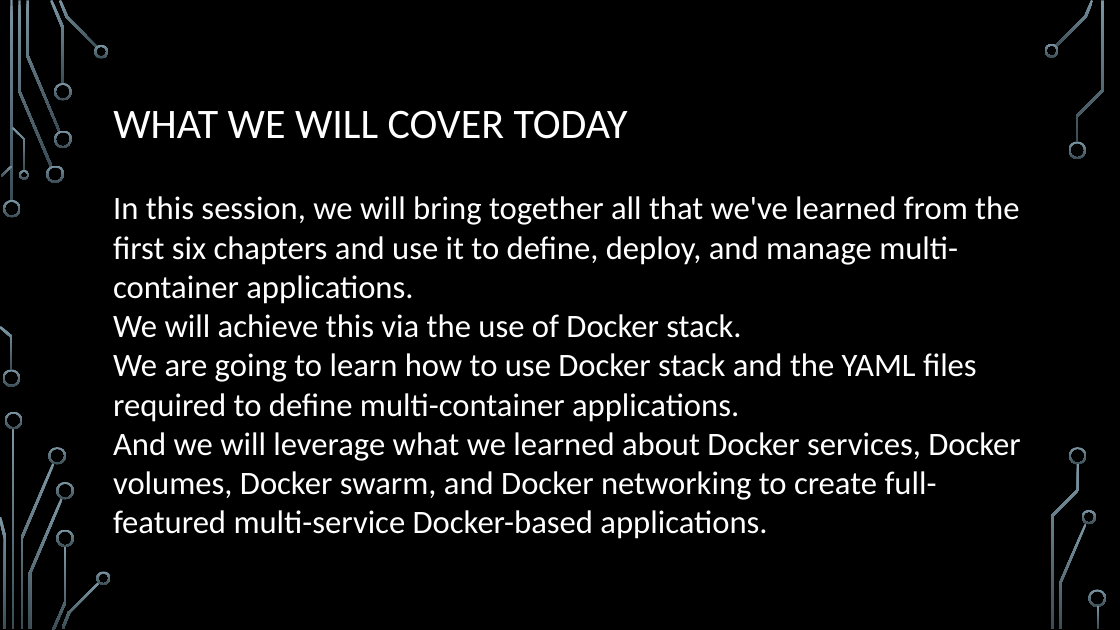
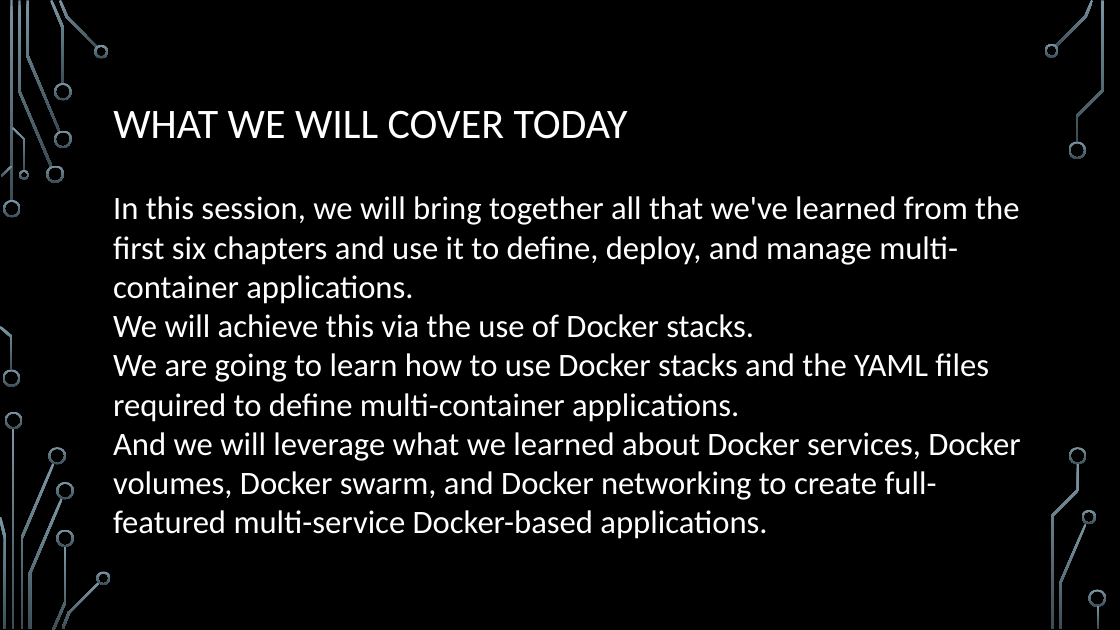
Before and after one commit to EarlWaud/LiveDockerTraining, a slide deck: slide 4 of Chapter 07 - Docker Stacks.pptx. Drawn at 1120x630 pixels with LibreOffice and Linux fonts; fonts in the diff are those of the drawing; background and template pictures are left out. Boxes give left, top, right and bottom in pixels: in the first picture for what was removed or moved away, otherwise in the second. Text is boxed around its words. In the diff, an @@ line names an element or a change of style, - is before the commit and + after.

```diff
--- a/Chapter 07 - Docker Stacks.pptx
+++ b/Chapter 07 - Docker Stacks.pptx
@@ text at (x1=113, y1=314, x2=989, y2=422): text changed @@
-We will achieve this via the use of Docker stack.
-We are going to learn how to use Docker stack and the YAML files required to define multi-container applications.
+We will achieve this via the use of Docker stacks.
+We are going to learn how to use Docker stacks and the YAML files required to define multi-container applications.
```
Also in this commit, not shown: 3 other slides changed.
